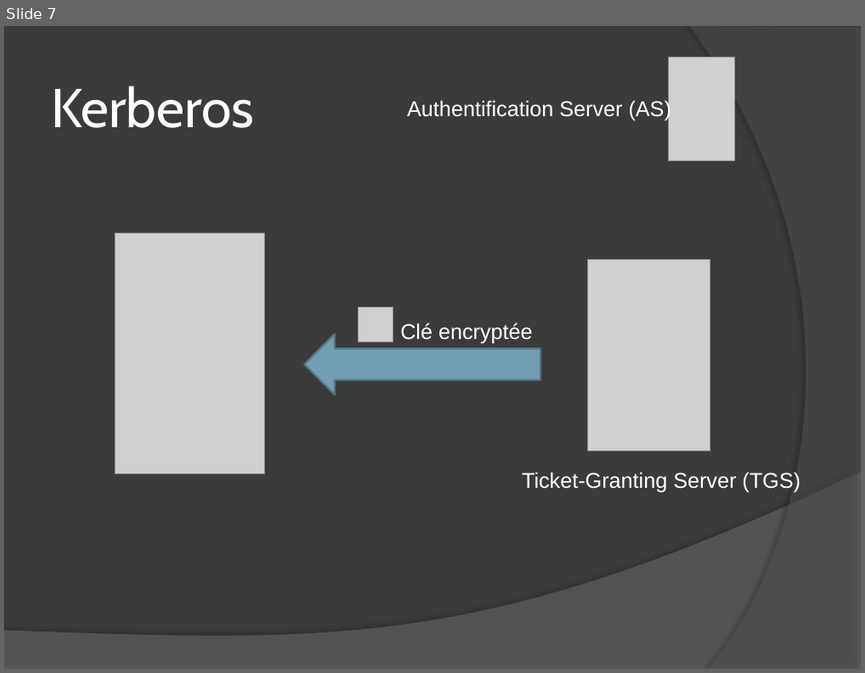
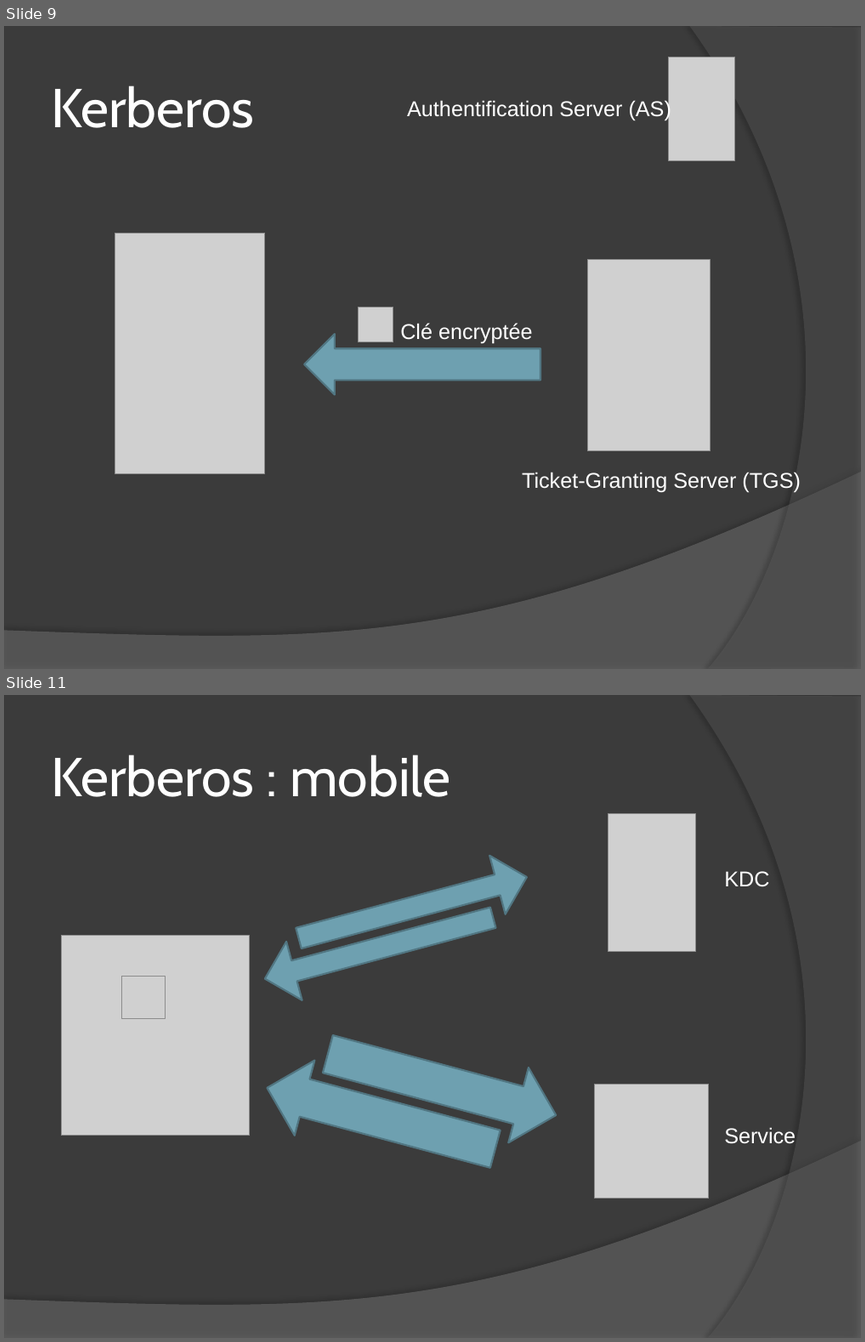
Before and after one commit to Musaran/pkimobile, a slide deck: Powerpoint/projetsynthese.pptx. Shown one above the other, each under a label of ours: slide 7 before the commit, slides 9 and 11 after it; the slides between them are not shown. The pictures are 865x673 and 865x1342 pixels, drawn with LibreOffice and Linux fonts; fonts in the diff are those of the drawing; grey boxes stand for pictures. Boxes give left, top, right and bottom in pixels: in the first picture for what was removed or moved away, otherwise in the second. Text is boxed around its words. In the diff, an @@ line names an element or a change of style, - is before the commit and + after.

```diff
--- a/Powerpoint/projetsynthese.pptx
+++ b/Powerpoint/projetsynthese.pptx
@@ slide 11 added at [4,695,861,1338], background #3B3B3B; not listed: 2 template elements that a slide beside it also shows @@
@@ title added at [51,755,450,797], 46 pt, text #FFFFFF @@
+Kerberos : mobile
@@ picture added at [608,814,695,951] @@
@@ right arrow added at [290,848,534,968], fill #6EA0B0, outline #517682 1.5 pt @@
@@ text added at [724,871,769,887], 18 pt, text #FFFFFF @@
+KDC
@@ right arrow added at [257,888,501,1008], fill #6EA0B0, outline #517682 1.5 pt @@
@@ picture added at [62,936,250,1135] @@
@@ picture added at [122,976,166,1019] @@
@@ right arrow added at [318,1016,566,1152], fill #6EA0B0, outline #517682 1.5 pt @@
@@ right arrow added at [256,1049,506,1186], fill #6EA0B0, outline #517682 1.5 pt @@
@@ picture added at [595,1084,709,1198] @@
@@ text added at [724,1127,795,1144], 18 pt, text #FFFFFF @@
+Service
@@ what was slide 7 is now slide 9 @@
```
Also in this commit, not shown: 2 slides changed, 2 other slides added.
